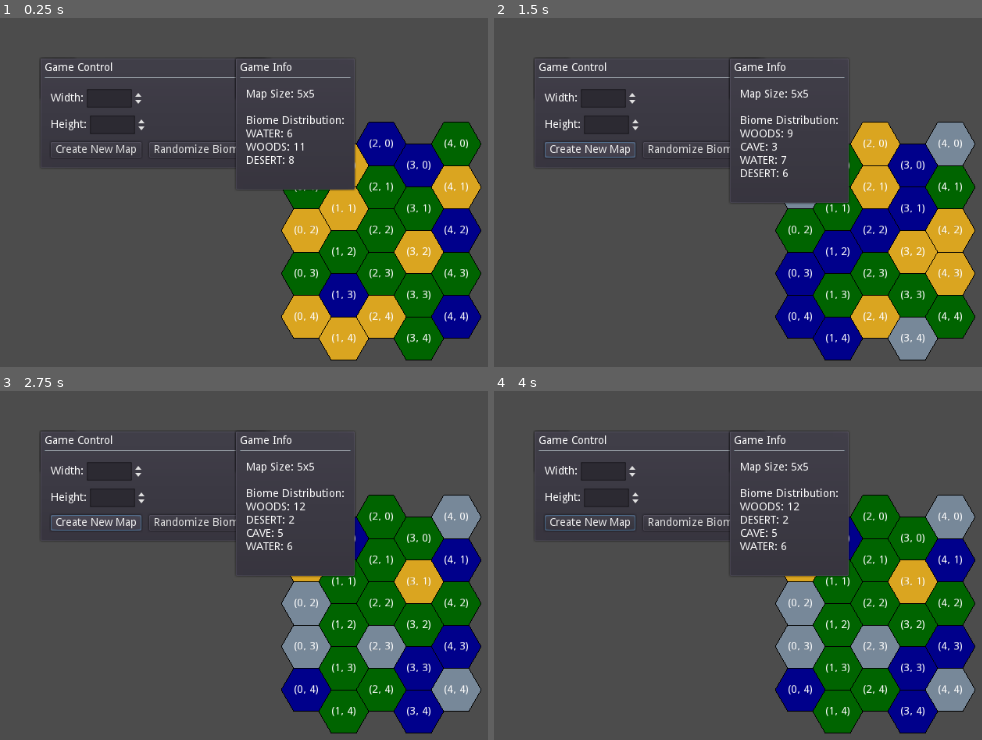
Above: before the commit, frames 1-4 (two rows, left to right).
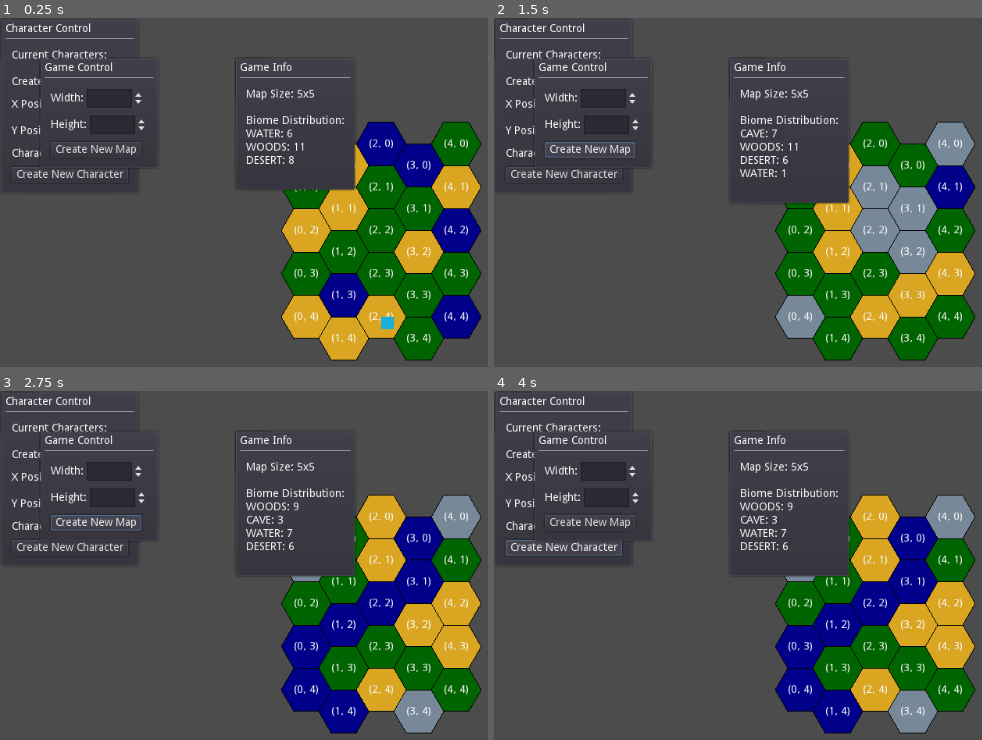
Above: after the commit, the same moments.

Repository: vgMonky/hexa_survival
Game: Godot game, scene res://hex_survival/main.tscn
The game is run twice, just before and just after one commit, with the same random seed, the same clock (stepped at 60 frames per second) and the same inputs.
Inputs (mouse positions are in pixels of both pictures, inside the frame that each line leads up to):
- Up to frame 1 (0.25 s): no input
- Up to frame 2 (1.5 s): click (694, 150) at 0.5 s, where only the run before the commit has a clickable "Randomize Biomes"; click "Create New Map" at 1.25 s
- Up to frame 3 (2.75 s): click "Create New Map" at 2 s
- Up to frame 4 (4 s): click (562, 548) at 2.75 s, where only the run after the commit has a clickable "Create New Character"; click (562, 548) at 3.5 s, where only the run after the commit has a clickable "Create New Character"

The runs differ from the first frame. In frame 1, 1.6% of the frame differs, in the area x 1-81%, y 1-90%; in frame 2, 16%; in frame 3, 19%; in frame 4, 19%, in the area x 1-99%, y 1-98%.
Error after the commit: Invalid call. Nonexistent function 'add_character' in base 'Node (state_manager.gd)'. (res://hex_survival/view/ui/character_control_panel.gd:87)

Commit message:
simple ECS base pattern and character creation events

Diff:
--- /dev/null
+++ b/hex_survival/game/data/components/base_component.gd
@@ -0,0 +1,9 @@
+# data/components/base_component.gd
+class_name Component
+extends Reference
+
+func to_dict() -> Dictionary:
+	return {}
+
+func from_dict(dict: Dictionary) -> void:
+	pass
--- /dev/null
+++ b/hex_survival/game/data/components/position_component.gd
@@ -0,0 +1,19 @@
+# data/components/position_component.gd
+class_name PositionComponent
+extends Component
+
+var position: Vector2
+
+func _init(pos: Vector2) -> void:
+	position = pos
+
+func to_dict() -> Dictionary:
+	return {
+		"position": {
+			"x": position.x,
+			"y": position.y
+		}
+	}
+
+func from_dict(dict: Dictionary) -> void:
+	position = Vector2(dict["position"]["x"], dict["position"]["y"])
--- /dev/null
+++ b/hex_survival/game/data/entity/base_entity.gd
@@ -0,0 +1,35 @@
+# data/entity/base_entity.gd
+class_name Entity
+extends Reference
+
+var id: String
+var components: Dictionary = {}
+
+func _init() -> void:
+	pass
+
+func add_component(component_name: String, component: Component) -> void:
+	components[component_name] = component
+
+func get_component(component_name: String) -> Component:
+	return components.get(component_name)
+
+func has_component(component_name: String) -> bool:
+	return components.has(component_name)
+
+func to_dict() -> Dictionary:
+	var dict = {
+		"id": id,
+		"components": {}
+	}
+	for comp_name in components:
+		dict["components"][comp_name] = components[comp_name].to_dict()
+	return dict
+
+func from_dict(dict: Dictionary) -> void:
+	id = dict["id"]
+	components = {}
+	for comp_name in dict["components"]:
+		var comp = Component.new()
+		comp.from_dict(dict["components"][comp_name])
+		components[comp_name] = comp
--- /dev/null
+++ b/hex_survival/game/data/entity/character.gd
@@ -0,0 +1,6 @@
+class_name Character
+extends Entity
+
+# Constructor to initialize character with a specific ID
+func _init(char_id: String) -> void:
+	id = char_id
--- /dev/null
+++ b/hex_survival/game/events/character_events.gd
@@ -0,0 +1,56 @@
+class_name CharacterEvents
+extends Reference
+
+class CreateCharacterHandler extends Reference:
+	var position: Vector2
+
+	func _init(pos: Vector2) -> void:
+		position = pos
+
+	func process(state: GameState) -> Dictionary:
+		# Check if the hex at the position is walkable (not occupied by another character)
+		if not Query.get_map().is_hex_walkable(state, position):
+			print("Cannot create character: Position (%s,%s) is not walkable." % [position.x, position.y])
+			return {}  # Return empty dictionary to indicate failure
+
+		# Make sure the map has the hex at the position
+		if not Query.get_map().has_hex_at(state, position):
+			return {}
+
+		# Calculate the next available character ID
+		var next_id = "char_1"  # Default ID if no characters exist
+		if state.characters.size() > 0:
+			# Get the highest existing character ID and increment it
+			var ids = state.characters.keys()
+			var max_id = 0
+			for id in ids:
+				var id_number = int(id.replace("char_", ""))  # Extract the number from the ID
+				max_id = max(max_id, id_number)  # Find the highest ID number
+			next_id = "char_" + str(max_id + 1)  # Increment the ID number
+
+		# Create the character with the generated ID
+		var character = Character.new(next_id)
+
+		# Add the position component
+		var position_component = PositionComponent.new(position)
+		character.add_component("position", position_component)
+
+		# Add the character to the state
+		if not ("characters" in state):  # Check if 'characters' key exists in state
+			state.characters = {}  # Initialize the 'characters' dictionary if it doesn't exist
+
+		state.characters[character.id] = character.to_dict()  # Add character to the dictionary
+
+		# Print the character's details to confirm it was created
+		print("Character created with ID: %s at position: %s" % [character.id, position])
+
+		return {
+			"type": "create_character",
+			"character_id": character.id,
+			"position": position
+		}
+
+# Utility function to create a state change for character creation
+static func create_character(pos: Vector2) -> StateChange:
+	var handler = CreateCharacterHandler.new(pos)
+	return StateChange.new(handler, "process")
--- /dev/null
+++ b/hex_survival/game/queries/character_query.gd
@@ -0,0 +1,9 @@
+# game/queries/character_query.gd
+class_name CharacterQuery
+extends Reference
+
+static func get_character(state: GameState, id: String) -> Dictionary:
+	return state.characters.get(id, {})
+
+static func get_all_characters(state: GameState) -> Array:
+	return state.characters.values()
--- a/hex_survival/game/queries/map_query.gd
+++ b/hex_survival/game/queries/map_query.gd
@@ -29,8 +29,33 @@
 			positions.append(pos)
 	return positions
 
-# Returns true if the hex at position is walkable
+
+static func is_position_occupied_by_character(state: GameState, position: Vector2) -> bool:
+	for character in state.characters.values():
+		# Retrieve the position from the character's components as a dictionary
+		var character_position_dict = character.components.get("position", {}).get("position", {})
+
+		# Convert character position from dictionary to Vector2
+		var character_position = Vector2(character_position_dict.get("x", 0), character_position_dict.get("y", 0))
+
+		# Print the current character position and the passed position for debugging
+		print("Character Position: ", character_position)
+		print("Given Position: ", position)
+
+		# Compare the actual position (Vector2) with the given position
+		if character_position == position:
+			return true
+	return false
+
+
+
+# Returns true if the hex at position is walkable (not occupied by a character)
 static func is_hex_walkable(state: GameState, position: Vector2) -> bool:
+	# Check if there is any character at this position
+	if is_position_occupied_by_character(state, position):
+		return false  # Position is not walkable if occupied by a character
+
+	# Check if the biome is walkable
 	var hex = get_hex_at(state, position)
 	return hex.get("biome_data", {}).get("walkable", false)
 
--- a/hex_survival/game/queries/query.gd
+++ b/hex_survival/game/queries/query.gd
@@ -7,3 +7,6 @@
 
 static func get_map():
 	return MapQuery
+
+static func get_char():
+	return CharacterQuery
--- a/hex_survival/game/state/game_state.gd
+++ b/hex_survival/game/state/game_state.gd
@@ -11,6 +11,7 @@
 
 # Raw game data
 var map_data: Dictionary
+var characters: Dictionary = {}  # Add this line
 
 func _init(width: int = 0, height: int = 0) -> void:
 	if width > 0 and height > 0:
@@ -18,8 +19,8 @@
 		map.initialize()
 		map_data = map.to_dict()
 
-# Creates a deep copy of the state for safe modification
 func duplicate() -> Reference:
 	var new_state = get_script().new()
 	new_state.map_data = map_data.duplicate(true)
+	new_state.characters = characters.duplicate(true)  # Add this line
 	return new_state
--- a/hex_survival/main.gd
+++ b/hex_survival/main.gd
@@ -4,6 +4,7 @@
 var map_view_container: MapViewContainer
 var control_panel: GameControlPanel
 var info_panel: GameInfoPanel
+var char_panel: CharacterControlPanel
 
 func _ready() -> void:
 	print("\n=== Game Starting ===")
@@ -12,6 +13,10 @@
 	state_manager = StateManager.new()
 	add_child(state_manager)
 	state_manager.initialize(5, 5)  # Start with a 5x5 map by default
+
+	# Create char control panel
+	char_panel = CharacterControlPanel.new(state_manager)
+	add_child(char_panel)
 
 	# Create control panel
 	control_panel = GameControlPanel.new(state_manager)
@@ -30,15 +35,27 @@
 	print("Initial setup complete")
 
 
-	# Print sample of hex information
+	# Print sample of hex information and transformation
 	print("\nSample of hex tiles:")
 	print_hex_at(Vector2(0, 0))
-	print_hex_at(Vector2(3, 2))
-	print_hex_at(Vector2(6, 4))
+	state_manager.apply_state_change(MapEvents.transform_biome(Vector2(0, 0), "WATER"))
+	print_hex_at(Vector2(0, 0))
 
-	state_manager.apply_state_change(MapEvents.transform_biome(Vector2(0, 0), "WATER"))
 
-	print_hex_at(Vector2(0, 0))
+	state_manager.apply_state_change(CharacterEvents.create_character(Vector2(4, 4)))
+	state_manager.apply_state_change(CharacterEvents.create_character(Vector2(2, 4)))
+	# Print the state of the characters after creation
+	print("\nState after character creation:")
+	print("Characters in state:", state_manager.current_state.characters)
+	# Query the character using CharacterQuery
+	var character_id = "char_1"  # Replace this with the actual ID of the character created
+	var queried_character = Query.get_char().get_character(state_manager.current_state, character_id)
+	print("Queried character by ID '%s': %s" % [character_id, queried_character])
+
+	# Query all characters
+	var all_characters = Query.get_char().get_all_characters(state_manager.current_state)
+	print("All characters:", all_characters)
+
 
 func print_hex_at(pos: Vector2) -> void:
 	var hex = Query.get_map().get_hex_at(state_manager.current_state, pos)
--- /dev/null
+++ b/hex_survival/view/map/character_view.gd
@@ -0,0 +1,26 @@
+# game/view/map/character_view.gd
+class_name CharacterView
+extends Node2D
+
+const SIZE = 16  # Size of character square in pixels
+var position_in_grid: Vector2
+var character_id: String
+var character_color: Color
+
+func _init(char_id: String, grid_pos: Vector2, color: Color) -> void:
+	position_in_grid = grid_pos
+	character_id = char_id
+	character_color = color
+	position = grid_to_screen_position(grid_pos)
+
+func _draw() -> void:
+	# Draw a square to represent the character
+	var rect = Rect2(Vector2.ZERO, Vector2(SIZE, SIZE))
+	draw_rect(rect, character_color)
+
+func grid_to_screen_position(grid_pos: Vector2) -> Vector2:
+	var x = grid_pos.x * HexView.HEX_SIZE * 1.5
+	var y = grid_pos.y * HexView.HEX_SIZE * sqrt(3)
+	if int(grid_pos.x) % 2:
+		y += HexView.HEX_SIZE * sqrt(3) / 2
+	return Vector2(x, y)
--- a/hex_survival/view/map/map_view.gd
+++ b/hex_survival/view/map/map_view.gd
@@ -1,22 +1,27 @@
+# game/view/map/map_view.gd
 class_name MapView
 extends Node2D
 
 var state_manager: StateManager
 var hex_views = {}  # Dictionary of hex views
+var character_views = {}  # Dictionary of character views
 
 func _init(sm: StateManager) -> void:
 	state_manager = sm
 	# Connect to state changes
-# warning-ignore:return_value_discarded
 	state_manager.connect("state_updated", self, "_on_state_updated")
 	# Initial draw
 	update_map()
 
 func update_map() -> void:
-	# Clear existing hexes
+	# Clear existing hexes and character views
 	for hex in hex_views.values():
 		hex.queue_free()
 	hex_views.clear()
+
+	for character_view in character_views.values():
+		character_view.queue_free()
+	character_views.clear()
 
 	# Create new hex views
 	var map_size = Query.get_map().get_map_size(state_manager.current_state)
@@ -28,6 +33,25 @@
 			add_child(hex_view)
 			hex_views[grid_pos] = hex_view
 
+	# Create new character views
+	for character in state_manager.current_state.characters.values():
+		# Retrieve the position correctly as a Dictionary
+		var position_data = character.components.get("position", {}).get("position", {})
+		# Convert position data (x, y) into Vector2
+		var position = Vector2(position_data.get("x", 0), position_data.get("y", 0))
+
+		# Debugging prints
+		print("Position Data: ", position_data)  # Check the contents of position_data
+		print("Position as Vector2: ", position)  # Check the final Vector2 value
+
+		var character_id = character.id
+		var character_color = Color(randf(), randf(), randf())  # Random color for now
+
+		# Create character view
+		var character_view = CharacterView.new(character_id, position, character_color)
+		add_child(character_view)
+		character_views[position] = character_view
+
 func _on_state_updated() -> void:
 	update_map()
 
--- /dev/null
+++ b/hex_survival/view/ui/character_control_panel.gd
@@ -0,0 +1,101 @@
+class_name CharacterControlPanel
+extends BaseUIPanel
+
+var state_manager: StateManager
+var character_list_container: VBoxContainer
+var create_character_button: Button
+var character_position_x_spinbox: SpinBox
+var character_position_y_spinbox: SpinBox
+var character_color_picker: ColorRect
+
+func _init(sm: StateManager) -> void:
+	state_manager = sm
+	._init("Character Control")  # Call parent _init with title
+
+	# Create main container for controls
+	var vbox = VBoxContainer.new()
+	vbox.add_constant_override("separation", 10)
+	content_container.add_child(vbox)
+
+	# Character List
+	var character_list_label = Label.new()
+	character_list_label.text = "Current Characters:"
+	vbox.add_child(character_list_label)
+
+	character_list_container = VBoxContainer.new()
+	vbox.add_child(character_list_container)
+
+	# Create Character Form
+	var create_form_label = Label.new()
+	create_form_label.text = "Create New Character:"
+	vbox.add_child(create_form_label)
+
+	# X Position control
+	var position_x_container = HBoxContainer.new()
+	vbox.add_child(position_x_container)
+
+	var x_label = Label.new()
+	x_label.text = "X Position:"
+	position_x_container.add_child(x_label)
+
+	character_position_x_spinbox = SpinBox.new()
+	character_position_x_spinbox.min_value = 0
+	character_position_x_spinbox.max_value = 20
+	position_x_container.add_child(character_position_x_spinbox)
+
+	# Y Position control
+	var position_y_container = HBoxContainer.new()
+	vbox.add_child(position_y_container)
+
+	var y_label = Label.new()
+	y_label.text = "Y Position:"
+	position_y_container.add_child(y_label)
+
+	character_position_y_spinbox = SpinBox.new()
+	character_position_y_spinbox.min_value = 0
+	character_position_y_spinbox.max_value = 20
+	position_y_container.add_child(character_position_y_spinbox)
+
+	# Color Picker for character
+	var color_container = HBoxContainer.new()
+	vbox.add_child(color_container)
+
+	var color_label = Label.new()
+	color_label.text = "Character Color:"
+	color_container.add_child(color_label)
+
+	character_color_picker = ColorRect.new()
+	character_color_picker.color = Color(1, 0, 0)  # Red by default
+	color_container.add_child(character_color_picker)
+
+	# Button to create a new character
+	create_character_button = Button.new()
+	create_character_button.text = "Create New Character"
+	create_character_button.connect("pressed", self, "_on_create_character_pressed")
+	vbox.add_child(create_character_button)
+
+	# Initial character list update
+	_update_character_list()
+
+func _on_create_character_pressed() -> void:
+	# Get the position and color from the form
+	var position = Vector2(character_position_x_spinbox.value, character_position_y_spinbox.value)
+	var character_color = character_color_picker.color
+
+	# Call state manager or events to create a new character
+	var character_id = "char_" + str(OS.get_ticks_msec())  # Using current time as ID for uniqueness
+	state_manager.add_character(character_id, position, character_color)  # This function needs to be implemented in your state_manager
+
+	# Update the character list after creating a new character
+	_update_character_list()
+
+func _update_character_list() -> void:
+	# Clear the existing character list
+	for child in character_list_container.get_children():
+		child.queue_free()
+
+	# Populate the list with current characters
+	for character in state_manager.current_state.characters.values():
+		var label = Label.new()
+		label.text = "ID: %s | Position: %s" % [character.id, character.components.get("position").get("position")]
+		character_list_container.add_child(label)
--- a/hex_survival/view/ui/game_control_panel.gd
+++ b/hex_survival/view/ui/game_control_panel.gd
@@ -54,15 +54,9 @@
 	create_button.connect("pressed", self, "_on_create_pressed")
 	button_container.add_child(create_button)
 
-	update_button = Button.new()
-	update_button.text = "Randomize Biomes"
-	update_button.connect("pressed", self, "_on_update_pressed")
-	button_container.add_child(update_button)
+
 
 func _on_create_pressed() -> void:
 	var width = int(width_spinbox.value)
 	var height = int(height_spinbox.value)
 	state_manager.initialize(width, height)
-
-func _on_update_pressed() -> void:
-	state_manager.apply_state_change(MapEvents.set_biomes())
--- a/project.godot
+++ b/project.godot
@@ -18,6 +18,41 @@
 "class": "BiomeTypes",
 "language": "GDScript",
 "path": "res://hex_survival/game/data/map/biome_types.gd"
+}, {
+"base": "Entity",
+"class": "Character",
+"language": "GDScript",
+"path": "res://hex_survival/game/data/entity/character.gd"
+}, {
+"base": "BaseUIPanel",
+"class": "CharacterControlPanel",
+"language": "GDScript",
+"path": "res://hex_survival/view/ui/character_control_panel.gd"
+}, {
+"base": "Reference",
+"class": "CharacterEvents",
+"language": "GDScript",
+"path": "res://hex_survival/game/events/character_events.gd"
+}, {
+"base": "Reference",
+"class": "CharacterQuery",
+"language": "GDScript",
+"path": "res://hex_survival/game/queries/character_query.gd"
+}, {
+"base": "Node2D",
+"class": "CharacterView",
+"language": "GDScript",
+"path": "res://hex_survival/view/map/character_view.gd"
+}, {
+"base": "Reference",
+"class": "Component",
+"language": "GDScript",
+"path": "res://hex_survival/game/data/components/base_component.gd"
+}, {
+"base": "Reference",
+"class": "Entity",
+"language": "GDScript",
+"path": "res://hex_survival/game/data/entity/base_entity.gd"
 }, {
 "base": "BaseUIPanel",
 "class": "GameControlPanel",
@@ -74,6 +109,11 @@
 "language": "GDScript",
 "path": "res://hex_survival/view/map/map_view_container.gd"
 }, {
+"base": "Component",
+"class": "PositionComponent",
+"language": "GDScript",
+"path": "res://hex_survival/game/data/components/position_component.gd"
+}, {
 "base": "Reference",
 "class": "Query",
 "language": "GDScript",
@@ -92,6 +132,13 @@
 _global_script_class_icons={
 "BaseUIPanel": "",
 "BiomeTypes": "",
+"Character": "",
+"CharacterControlPanel": "",
+"CharacterEvents": "",
+"CharacterQuery": "",
+"CharacterView": "",
+"Component": "",
+"Entity": "",
 "GameControlPanel": "",
 "GameInfoPanel": "",
 "GameState": "",
@@ -103,6 +150,7 @@
 "MapSystem": "",
 "MapView": "",
 "MapViewContainer": "",
+"PositionComponent": "",
 "Query": "",
 "StateChange": "",
 "StateManager": ""
